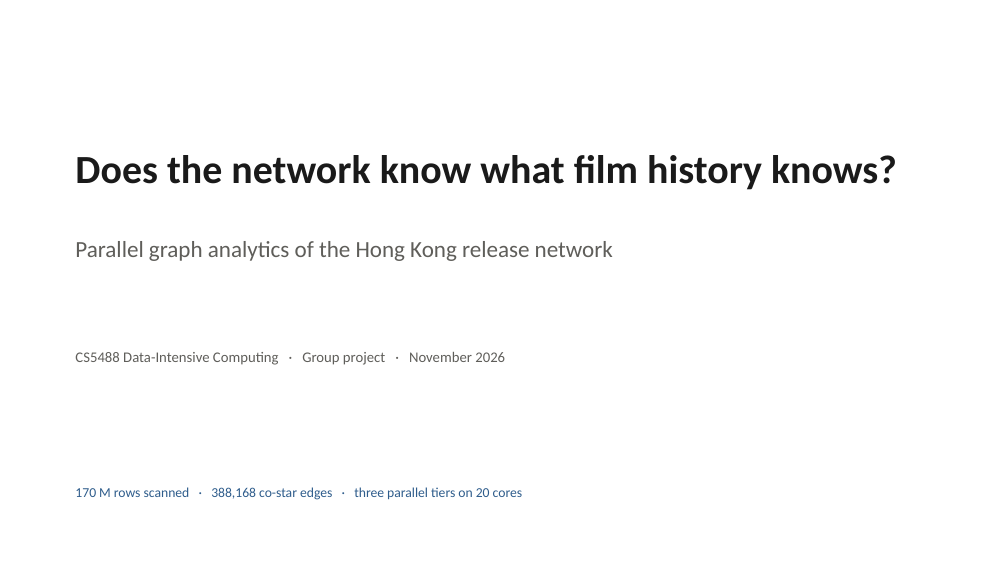
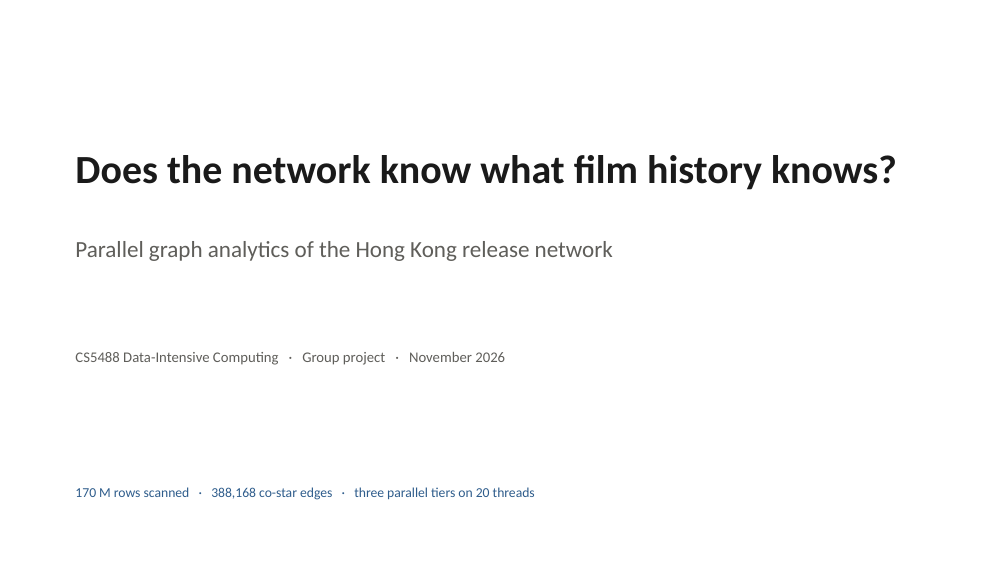
Before and after one commit to DIAO1218/cs5488-hk-film-network, a slide deck: slide 1 of report/Slides.pptx. Drawn at 1008x567 pixels with LibreOffice and Linux fonts; fonts in the diff are those of the drawing. Boxes give left, top, right and bottom in pixels: in the first picture for what was removed or moved away, otherwise in the second. Text is boxed around its words. In the diff, an @@ line names an element or a change of style, - is before the commit and + after.

Commit message:
State the CPU topology correctly, and use it to qualify the 16-worker result
The machine is an i7-12700H: 14 physical cores (6 P-cores with HT, 8 E-cores), 20
hardware threads. The reports said '20 cores' and the abstract 'measured on 20 cores',
which overstates the parallelism available and misdescribes the hardware.

This also matters for interpretation: 16 workers exceed the 14 physical cores, and the
8 E-cores run at roughly half the throughput of the P-cores, so an even split by count
is not an even split by time. Section 5.3 now names that as a fifth bottleneck and says
plainly that the 43% efficiency at 16 workers mixes it with the serial merge.

```diff
--- a/report/Slides.pptx
+++ b/report/Slides.pptx
@@ text at <box>75,487,535,500</box>: text changed @@
-170 M rows scanned · 388,168 co-star edges · three parallel tiers on 20 cores
+170 M rows scanned · 388,168 co-star edges · three parallel tiers on 20 threads
```
Also in this commit, not shown: 17 other files.
